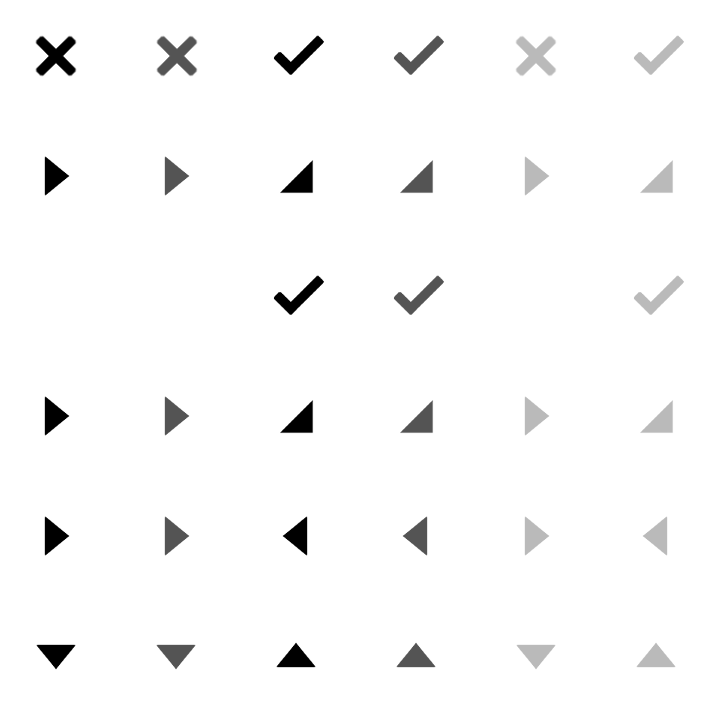
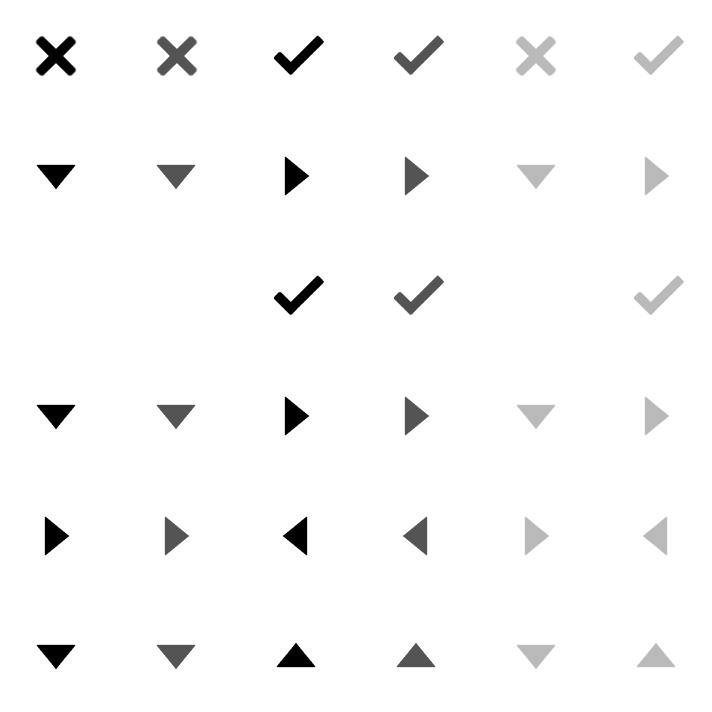
Layer changes from the first 712×712 image to the second:
painted on "List-Tree-" over (36, 156, 76, 196)
painted on "List-Tree-o" over (156, 156, 196, 196)
painted on "List-Tree-S" over (280, 156, 314, 196)
painted on "List-Tree-oS" over (400, 156, 434, 196)
painted on "List-Tree-D" over (516, 156, 556, 196)
painted on "List-Tree-DS" over (640, 156, 673, 196)
painted on "Menu-Tree-" over (36, 396, 76, 436)
painted on "Menu-Tree-o" over (156, 396, 196, 436)
painted on "Menu-Tree-S" over (280, 396, 314, 436)
painted on "Menu-Tree-oS" over (400, 396, 434, 436)
painted on "Menu-Tree-D" over (516, 396, 556, 436)
renamed "Menu-Tree-SD" to "Menu-Tree-DS", painted on it over (640, 396, 673, 436)
